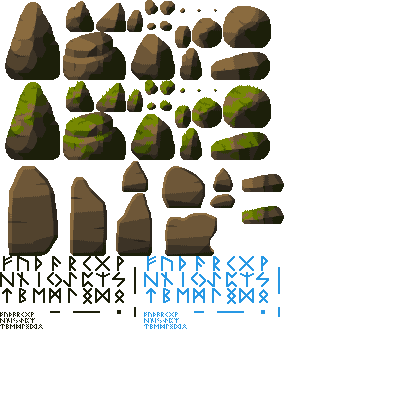
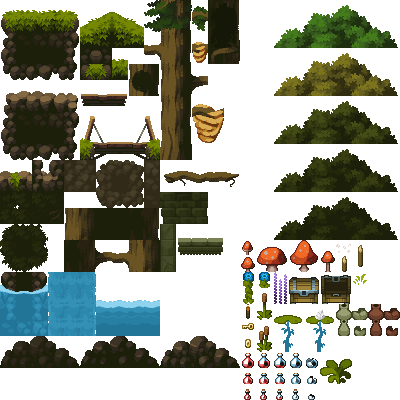
Layered file, before and after one edit (400 × 400). Changes by layer:
hid "Layer 11" over [0, 0, 284, 329]
showed "Tiles" over [0, 0, 400, 400]
